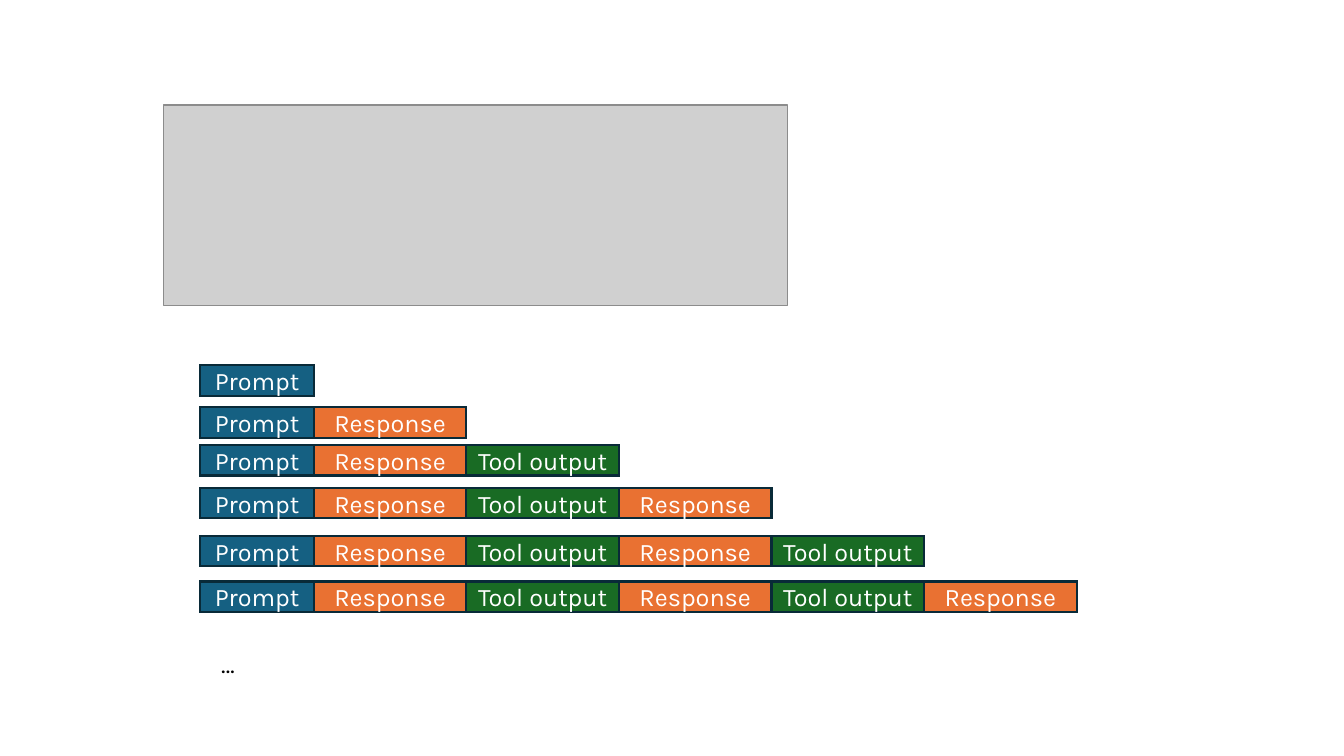
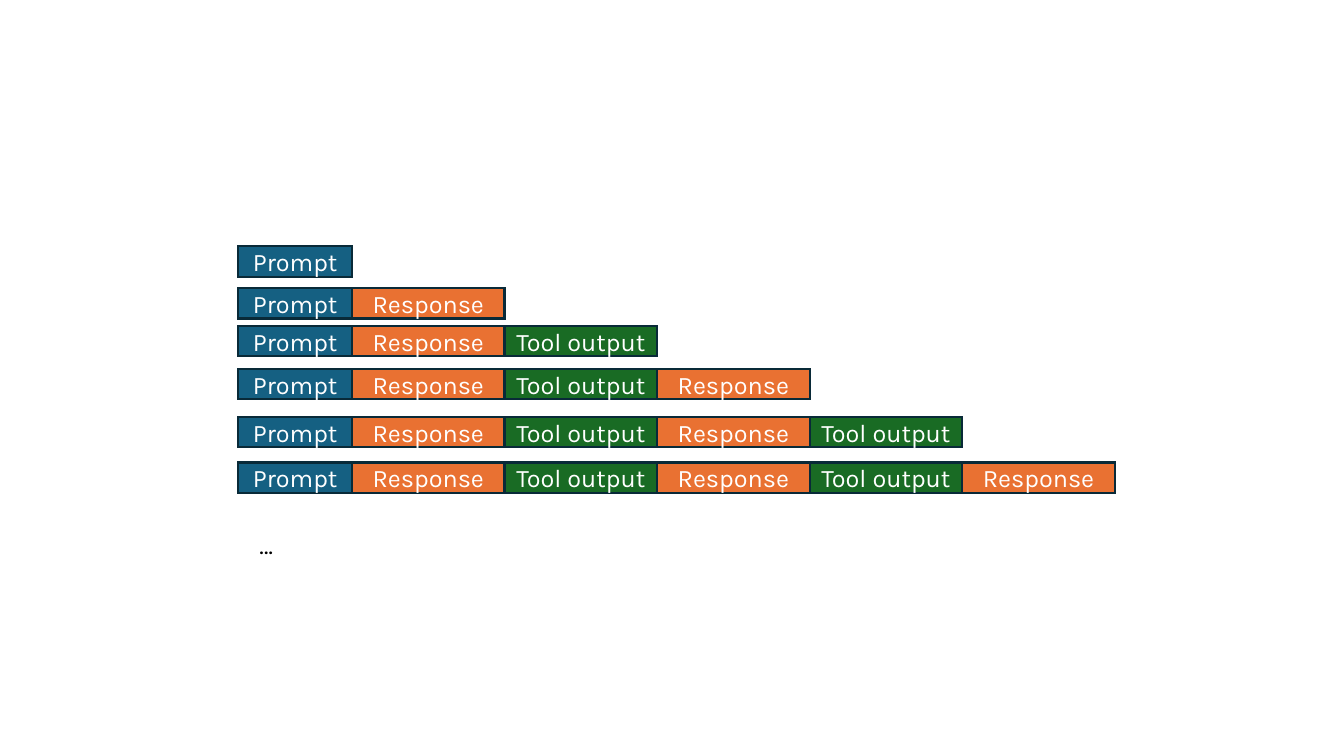
Before and after one commit to lukejoconnor/spell, a slide deck: slide 8 of writeup/spell-slides-030926.pptx. Drawn at 1344x756 pixels with LibreOffice and Linux fonts; fonts in the diff are those of the drawing; grey boxes stand for pictures. Boxes give left, top, right and bottom in pixels: in the first picture for what was removed or moved away, otherwise in the second. Text is boxed around its words. In the diff, an @@ line names an element or a change of style, - is before the commit and + after.

```diff
--- a/writeup/spell-slides-030926.pptx
+++ b/writeup/spell-slides-030926.pptx
@@ picture removed at (164,105,787,306) @@
@@ 21 rectangles: place and size @@
-21 rectangles at (201,366,1077,612)
+21 rectangles at (239,246,1115,493)
@@ text "…": place and size @@
-text "…" at (212,643,254,684)
+text "…" at (249,524,291,565)
```
Also in this commit, not shown: 10 other slides changed, 24 slides added, 1 slide removed, 10 other files.
